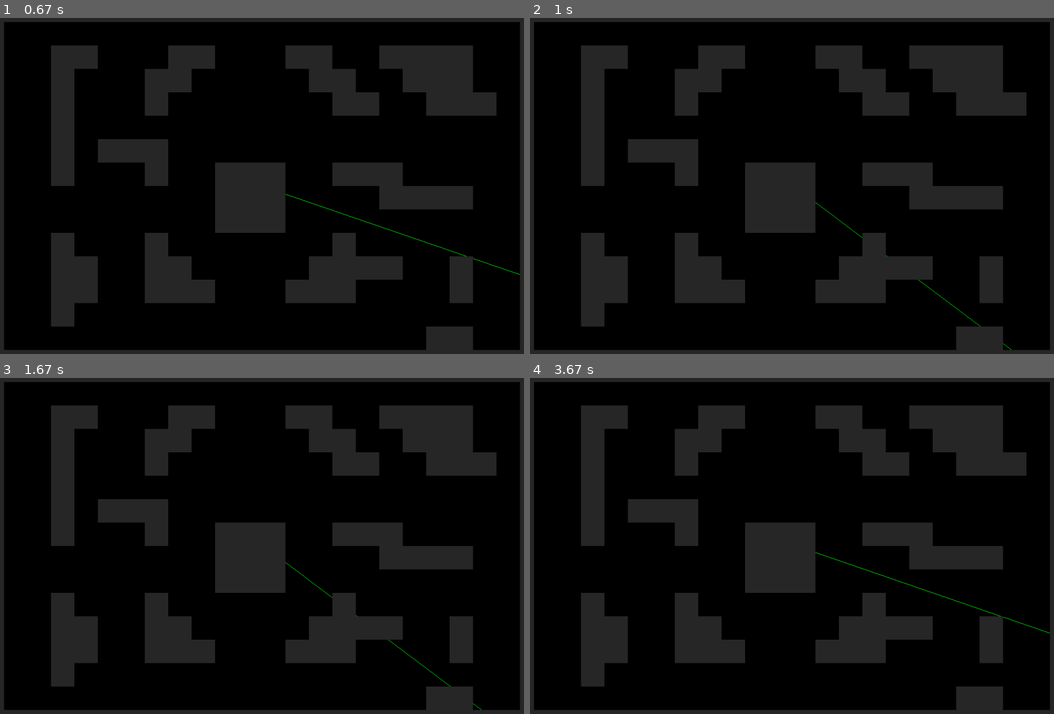
Above: before the commit, frames 1-4 (two rows, left to right).
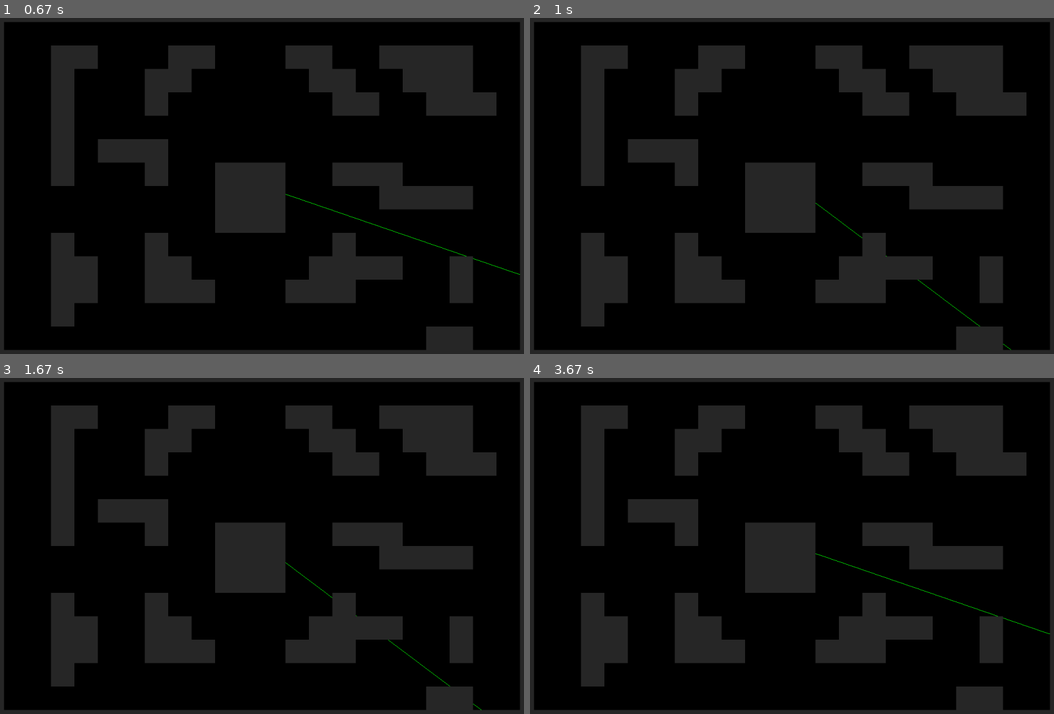
Above: after the commit, the same moments.

Repository: bo1ledOwl/YandexLyceumPyGameProject
Game: pygame game, started from main.py
Two runs of this game, one before a commit and one after it. Both use one fixed random seed, a clock stepped at 60 frames per second and the inputs below.
Inputs:
- Up to frame 1 (0.67 s): hold Right from 0.33 s (still down)
- Up to frame 2 (1 s): release Right at 0.8 s; hold Right from 0.83 s (still down); hold D from 0.83 s (still down)
- Up to frame 3 (1.67 s): release Right at 1.3 s; release D at 1.3 s; hold Left from 1.33 s (still down); hold A from 1.33 s (still down)
- Up to frame 4 (3.67 s): release Left at 1.87 s; release A at 1.87 s; hold Left 1.9-2.3 s; hold A 1.9-2.3 s; hold Right 2.33-2.97 s; hold D 2.33-2.97 s; hold Left 3-3.47 s; hold A 3-3.47 s; hold Right from 3.5 s (still down); hold D from 3.5 s (still down)

Frame 1 is identical in both runs. In frame 2, 0.1% of the frame differs, in the area x 54-92%, y 54-99%; in frame 3, less than 0.1%; in frame 4, 0.3%, in the area x 54-100%, y 51-77%.

Commit message:
Update central ray to spawn on the right and rotate correctly

Diff:
--- a/drawing.py
+++ b/drawing.py
@@ -12,7 +12,7 @@
     def draw_player(self, player):
         x, y = player.x, player.y
         pygame.draw.rect(self.sc, RED, (x - 15, y - 15, 30, 30))
-        pygame.draw.line(self.sc, GREEN, (x, y), (x + MAX_DEPTH * cos(radians(player.angle)), y + MAX_DEPTH * sin(radians(player.angle))))
+        pygame.draw.line(self.sc, GREEN, (x, y), (x + MAX_DEPTH * cos(radians(player.angle)), y - MAX_DEPTH * sin(radians(player.angle))))
 
     def draw_map(self):
         for wall in self.map.world_map:
--- a/main.py
+++ b/main.py
@@ -8,10 +8,6 @@
 
 pygame.init()
 sc = pygame.display.set_mode((WIDTH, HEIGHT))
-
-# pygame.mixer.music.load('the_only_thing_they_fear_is_you.wav')
-# pygame.mixer.music.play(-1)
-# pygame.mixer.music.set_volume(0.3)
 
 clock = pygame.time.Clock()
 game_map = Map("maps/map.png")
--- a/player.py
+++ b/player.py
@@ -24,6 +24,6 @@
             self.x += -PLAYER_SPEED * sin_a
             self.y += PLAYER_SPEED * cos_a
         if keys[pygame.K_LEFT]:
+            self.angle = (self.angle + PLAYER_ROTATE_SPEED) % 360
+        if keys[pygame.K_RIGHT]:
             self.angle = (self.angle - PLAYER_ROTATE_SPEED) % 360
-        if keys[pygame.K_RIGHT]:
-            self.angle = (self.angle + PLAYER_ROTATE_SPEED) % 360
